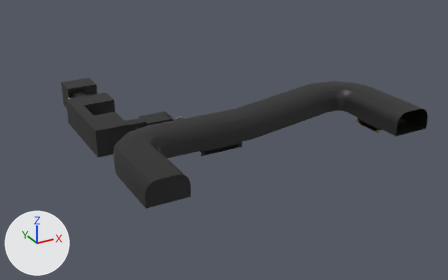
What one commit did to the Blender file Assets/World/C11L3/raw/C11L3.blend.
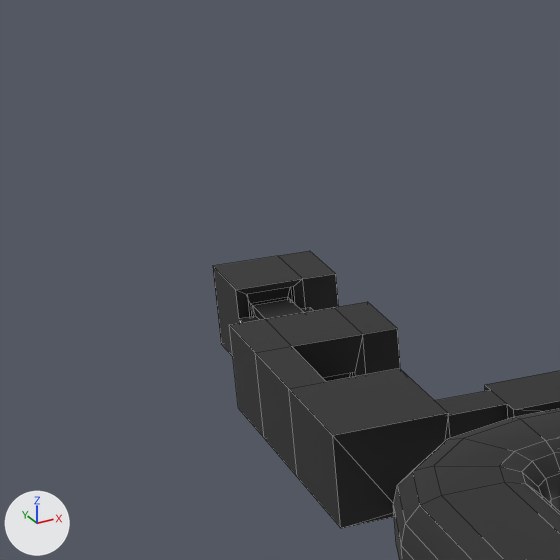
Each version appears first whole from a 50 mm lens placed at (-150.8, -141.1, 83.1), pointed at (-45.0, 51.2, -13.0), and next in a close-up on the part from 0% to 36% of the width and 2% to 60% of the height. Arrows for +X, +Y and +Z are at lower left; the lights stay in place. The close-ups show mesh edges as thin lines.

In view in the first close-up: 'Section1', 'Section3', 'Section4'.
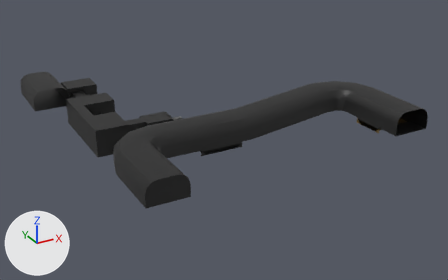
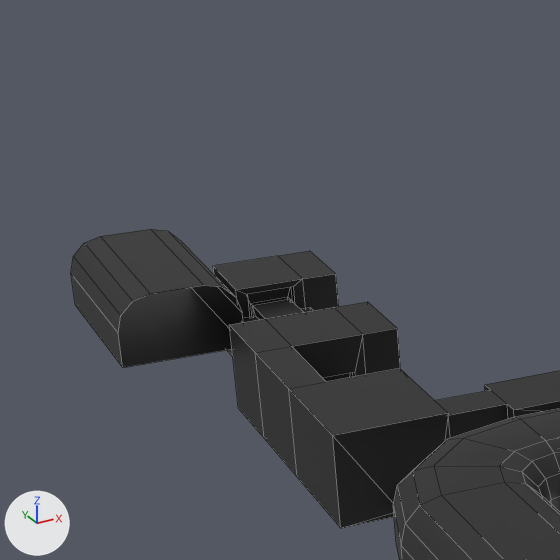
Pixel boxes (x1, y1, x2, y2) of what changed, in the close-ups (560 x 560 px):
'Section1.001', added
    after: (71, 229, 243, 368)

The change, as a list of edits to the scene's bpy script:
```text
Add me_plane_021:
    me_plane_021.from_pydata(...)  # 20 vertices, 10 faces; spans x -7.0..7.0, y 0.0..24.0, z 0.0..8.1
    me_plane_021.polygons.foreach_set('use_smooth', [True] * 10)
    me_plane_021.materials.append(mat_uv_concrete)
Add ob_section1_001:
    ob_section1_001 = bpy.data.objects.new('Section1.001', me_plane_021)
    ob_section1_001.location = (-99.0, 93.0, -4.0)
```
